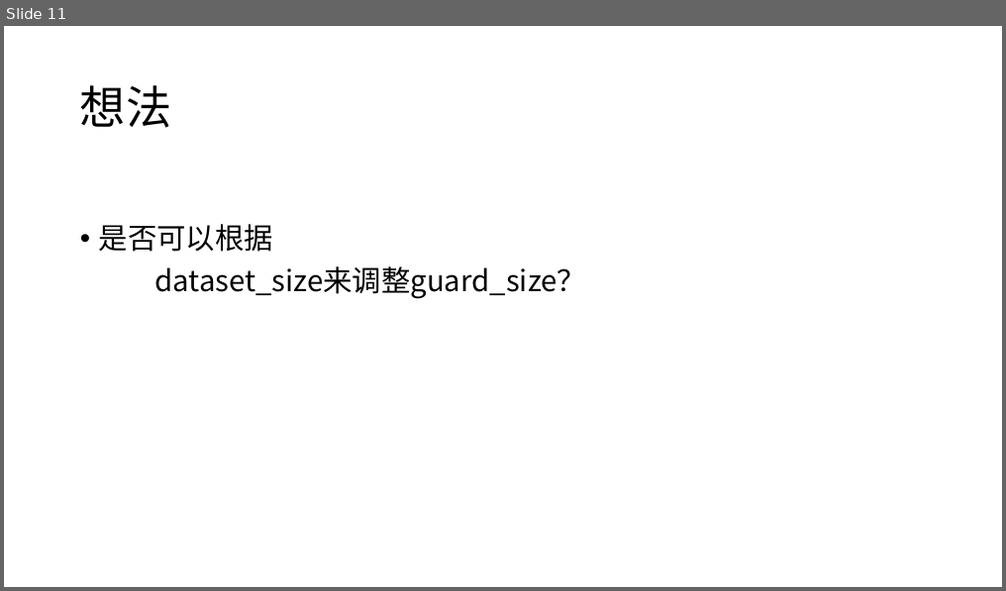
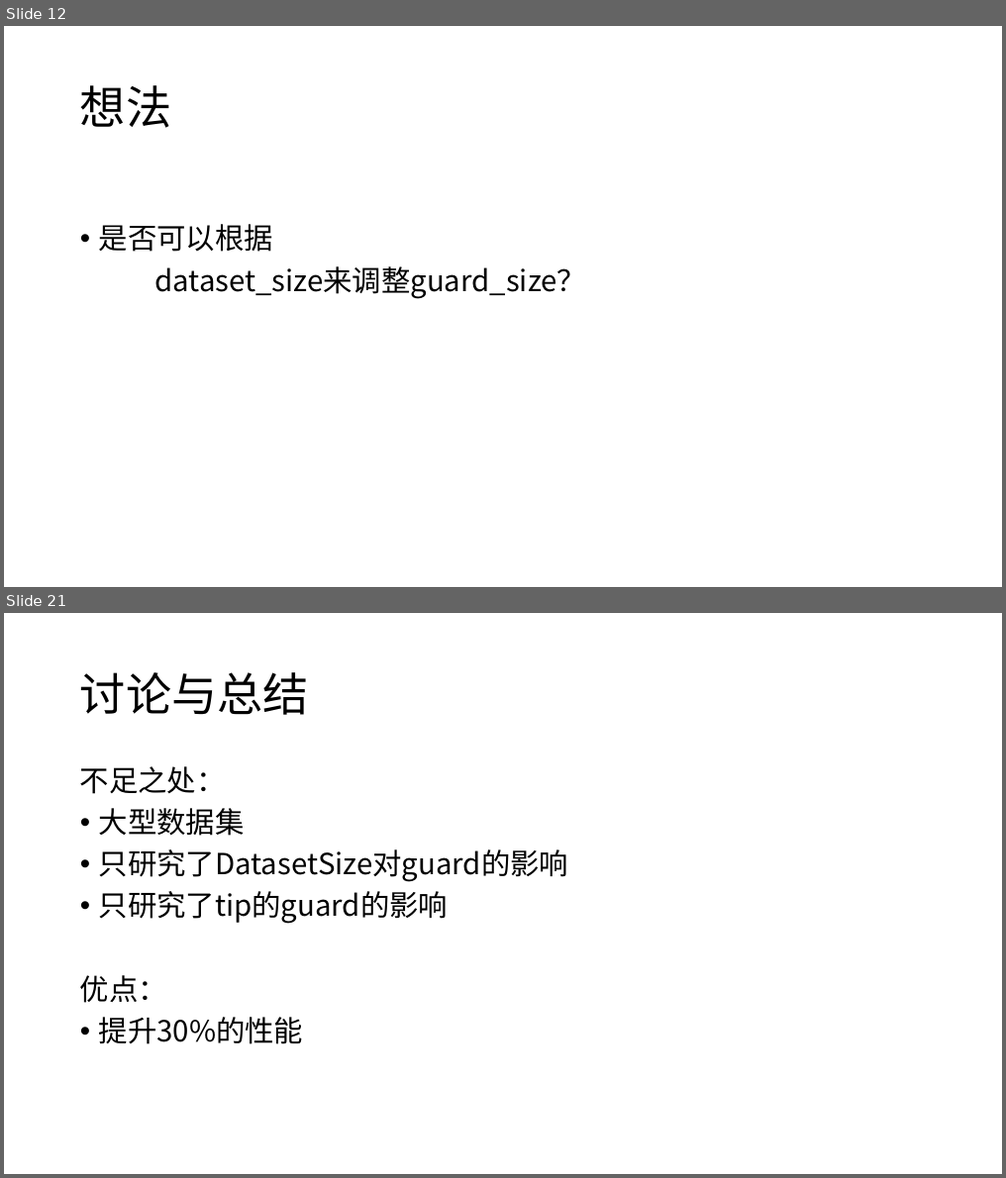
Before and after one commit to wlllssd/Efficiently-Searching-In-Memory-Sorted-Arrays-master, a slide deck: database_pre.pptx. Shown one above the other, each under a label of ours: slide 11 before the commit, slides 12 and 21 after it; the slides between them are not shown. The pictures are 1006x591 and 1006x1178 pixels, drawn with LibreOffice and Linux fonts; fonts in the diff are those of the drawing. Boxes give left, top, right and bottom in pixels: in the first picture for what was removed or moved away, otherwise in the second. Text is boxed around its words. In the diff, an @@ line names an element or a change of style, - is before the commit and + after.

```diff
--- a/database_pre.pptx
+++ b/database_pre.pptx
@@ slide 21 added at (4,613,1002,1174), background #FFFFFF @@
@@ title added at (80,672,309,715), 44 pt, text #000000 @@
+讨论与总结
@@ text added at (80,766,568,1045), 28 pt, text #000000 @@
+不足之处：
+• 大型数据集
+• 只研究了DatasetSize对guard的影响
+• 只研究了tip的guard的影响
+优点：
+• 提升30%的性能
@@ what was slide 11 is now slide 12 @@
```
Also in this commit, not shown: 1 slide changed, 20 other slides added, 1 slide removed, 15 other files.
